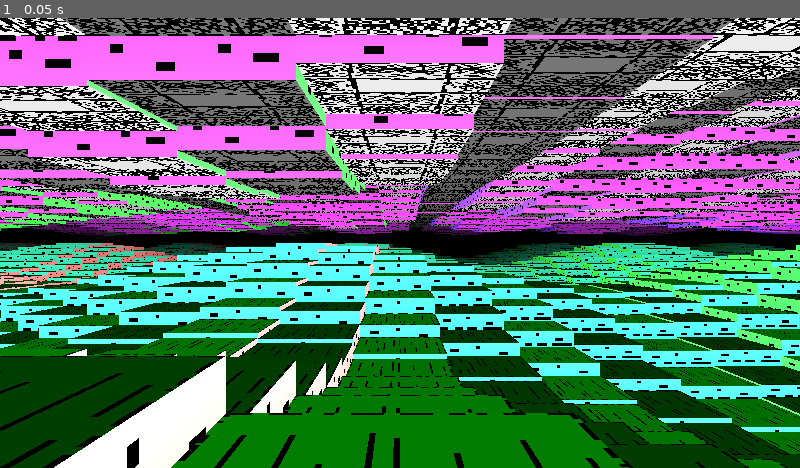
Above: before the commit, frame 1.
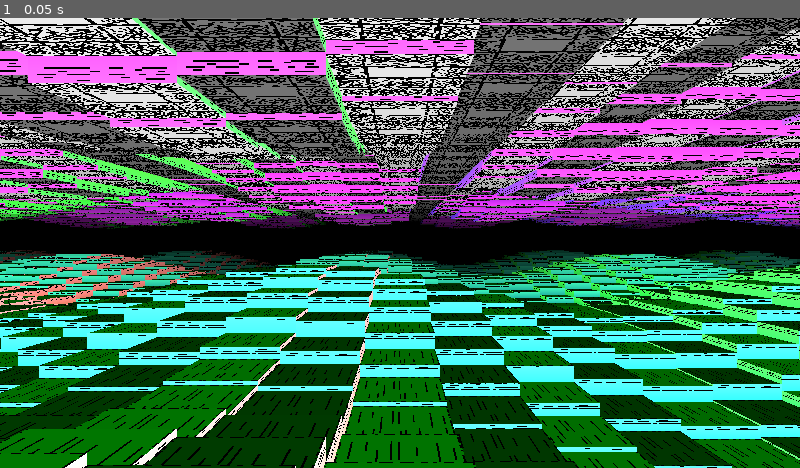
Above: after the commit, the same moment.

Repository: paulguy/3d-dungeon-test
Game: Godot game, scene res://node_3d.tscn
Same seed, same stepped clock (60 frames per second), same inputs: the game is played once before the commit and once after it.
Inputs:
- Up to frame 1 (0.05 s): no input

The runs differ from the first frame. In frame 1, 73% of the frame differs, in the area x 0-100%, y 0-100%.

Commit message:
Scale texture UV so the side textures appear 1:1 aspect ratio.
Also, no longer caring about the original vertex Y positions, this is
now being fully calculated so don't add to the original 1.0 size.

Diff:
--- a/node_3d.gdshader
+++ b/node_3d.gdshader
@@ -114,21 +114,23 @@
 	vec4 floor_tex_offsets = texelFetch(floor_side_texture_offsets, imap_pos, 0);
 	vec4 ceiling_tex_offsets = texelFetch(ceiling_side_texture_offsets, imap_pos, 0);
 	vec2 uv_scale = vec2(1.0, float(tex_size.y / tex_size.x));
+	vec2 floor_bottom_offset = vec2(0.0, bottom_vert * (mesh_face_heights.b - mesh_face_heights.a));
+	vec2 ceiling_top_offset = vec2(0.0, top_vert * (mesh_face_heights.r - mesh_face_heights.g));
 	UV = (top_face * (((VERTEX.zx + 0.5) + vec2(0.0, mesh_face_offsets.r)) / uv_scale)) +
 		 (bottom_face * (((VERTEX.zx + 0.5) + vec2(0.0, mesh_face_offsets.g)) / uv_scale)) +
-		 ((north_face * ffloor_mesh) * (((vec2(VERTEX.x, -VERTEX.y) + 0.5) + vec2(0.0, floor_tex_offsets.r)) / uv_scale)) +
-		 ((east_face * ffloor_mesh) * (((vec2(VERTEX.z, -VERTEX.y) + 0.5) + vec2(0.0, floor_tex_offsets.g)) / uv_scale)) +
-		 ((south_face * ffloor_mesh) * (((-VERTEX.xy + 0.5) + vec2(0.0, floor_tex_offsets.b)) / uv_scale)) +
-		 ((west_face * ffloor_mesh) * (((-VERTEX.zy + 0.5) + vec2(0.0, floor_tex_offsets.a)) / uv_scale)) +
-		 ((north_face * fceiling_mesh) * (((vec2(VERTEX.x, -VERTEX.y) + 0.5) + vec2(0.0, ceiling_tex_offsets.r)) / uv_scale)) +
-		 ((east_face * fceiling_mesh) * (((vec2(VERTEX.z, -VERTEX.y) + 0.5) + vec2(0.0, ceiling_tex_offsets.g)) / uv_scale)) +
-		 ((south_face * fceiling_mesh) * (((-VERTEX.xy + 0.5) + vec2(0.0, ceiling_tex_offsets.b)) / uv_scale)) +
-		 ((west_face * fceiling_mesh) * (((-VERTEX.zy + 0.5) + vec2(0.0, ceiling_tex_offsets.a)) / uv_scale));
+		 ((north_face * ffloor_mesh) * (((vec2(VERTEX.x, -VERTEX.y) + 0.5) + vec2(0.0, floor_tex_offsets.r) + floor_bottom_offset) / uv_scale)) +
+		 ((east_face * ffloor_mesh) * (((vec2(VERTEX.z, -VERTEX.y) + 0.5) + vec2(0.0, floor_tex_offsets.g) + floor_bottom_offset) / uv_scale)) +
+		 ((south_face * ffloor_mesh) * (((-VERTEX.xy + 0.5) + vec2(0.0, floor_tex_offsets.b) + floor_bottom_offset) / uv_scale)) +
+		 ((west_face * ffloor_mesh) * (((-VERTEX.zy + 0.5) + vec2(0.0, floor_tex_offsets.a) + floor_bottom_offset) / uv_scale)) +
+		 ((north_face * fceiling_mesh) * (((vec2(VERTEX.x, -VERTEX.y) + 0.5) + vec2(0.0, ceiling_tex_offsets.r) - ceiling_top_offset) / uv_scale)) +
+		 ((east_face * fceiling_mesh) * (((vec2(VERTEX.z, -VERTEX.y) + 0.5) + vec2(0.0, ceiling_tex_offsets.g) - ceiling_top_offset) / uv_scale)) +
+		 ((south_face * fceiling_mesh) * (((-VERTEX.xy + 0.5) + vec2(0.0, ceiling_tex_offsets.b) - ceiling_top_offset) / uv_scale)) +
+		 ((west_face * fceiling_mesh) * (((-VERTEX.zy + 0.5) + vec2(0.0, ceiling_tex_offsets.a) - ceiling_top_offset) / uv_scale));
 
-	VERTEX.y += ((top_vert * fceiling_mesh) * mesh_face_heights.r) +
-				((bottom_vert * fceiling_mesh) * mesh_face_heights.g) +
-				((top_vert * ffloor_mesh) * mesh_face_heights.b) +
-				((bottom_vert * ffloor_mesh) * mesh_face_heights.a);
+	VERTEX.y = ((top_vert * fceiling_mesh) * mesh_face_heights.r) +
+			   ((bottom_vert * fceiling_mesh) * mesh_face_heights.g) +
+			   ((top_vert * ffloor_mesh) * mesh_face_heights.b) +
+			   ((bottom_vert * ffloor_mesh) * mesh_face_heights.a);
 	VERTEX = (MODELVIEW_MATRIX * vec4(VERTEX, 1.0)).xyz;
 	NORMAL = normalize((MODELVIEW_MATRIX * vec4(NORMAL, 0.0)).xyz);
 	BINORMAL = normalize((MODELVIEW_MATRIX * vec4(BINORMAL, 0.0)).xyz);
